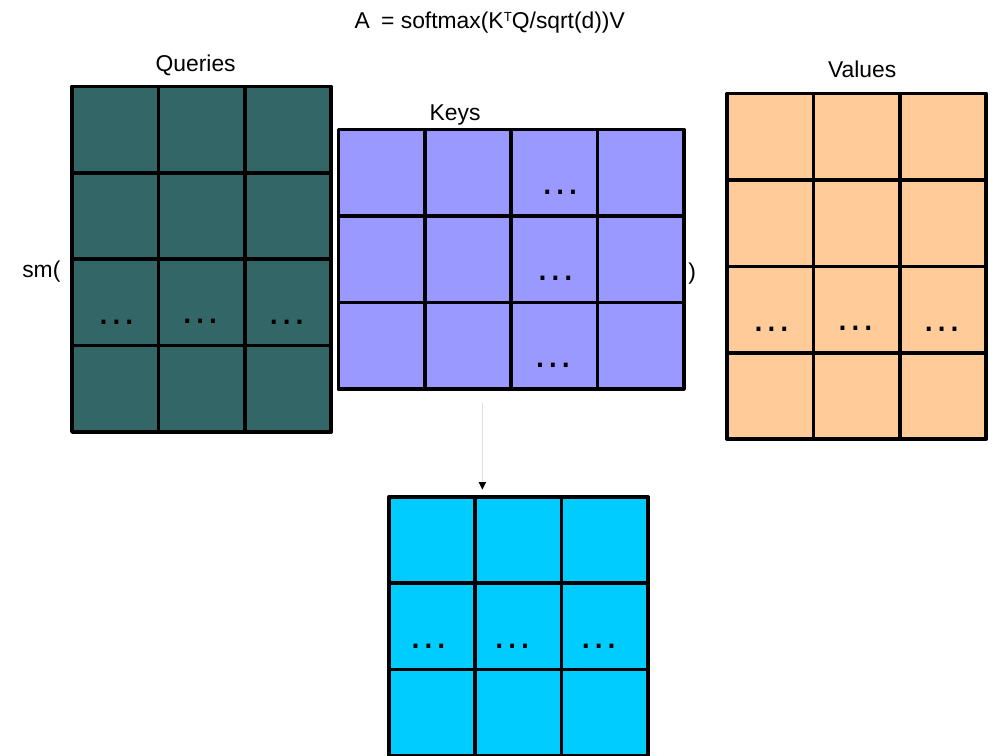
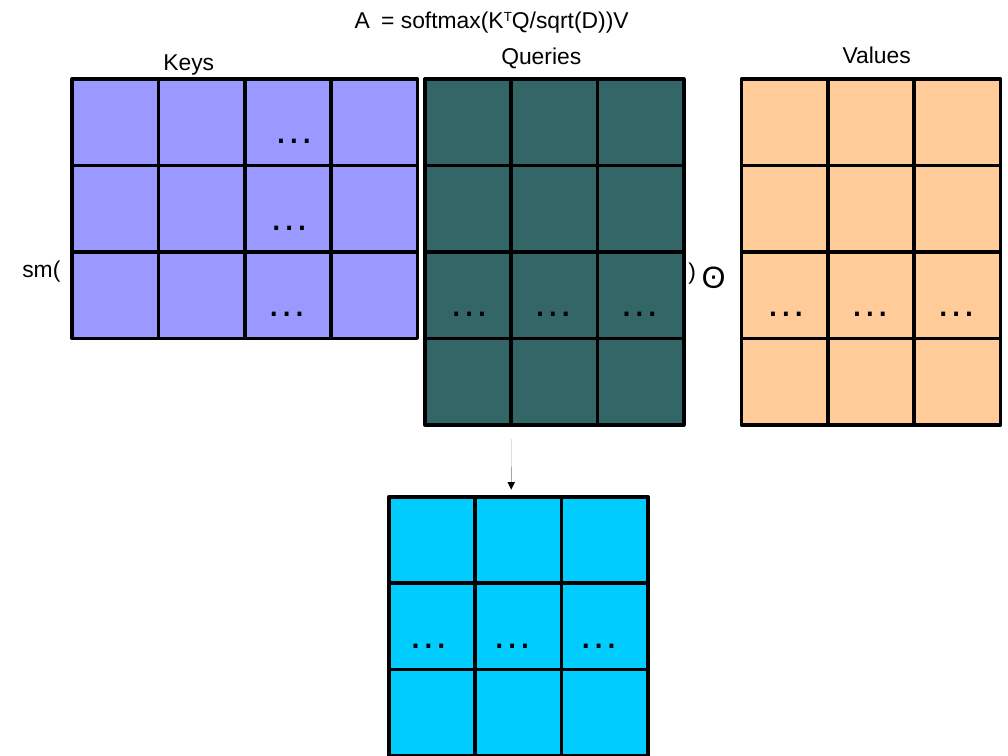
Before and after one commit to Nick-Gale/2022_Deep_Learning_CamBio, a slide deck: slide 5 of Lectures/images/Transformers.odp. Drawn at 1008x756 pixels with LibreOffice and Linux fonts; fonts in the diff are those of the drawing. Boxes give left, top, right and bottom in pixels: in the first picture for what was removed or moved away, otherwise in the second. Text is boxed around its words. In the diff, an @@ line names an element or a change of style, - is before the commit and + after.

```diff
--- a/Lectures/images/Transformers.odp
+++ b/Lectures/images/Transformers.odp
@@ text at [355, 11, 629, 33]: text changed @@
-A = softmax(KTQ/sqrt(d))V
+A = softmax(KTQ/sqrt(D))V
@@ text "Queries": place and size @@
-text "Queries" at [156, 54, 236, 76]
+text "Queries" at [501, 47, 581, 69]
@@ 9 rectangles, 3 texts: place and size @@
-9 rectangles, 3 texts at [72, 86, 331, 345]
+9 rectangles, 3 texts at [425, 80, 684, 338]
@@ 12 rectangles, 4 texts: place and size @@
-12 rectangles, 4 texts at [727, 60, 986, 439]
+12 rectangles, 4 texts at [742, 46, 1001, 424]
@@ 12 rectangles, 4 texts: place and size @@
-12 rectangles, 4 texts at [338, 104, 684, 389]
+12 rectangles, 4 texts at [72, 54, 417, 338]
@@ text added at [701, 266, 725, 288], 24 pt, text #000000 @@
+ʘ
@@ 3 rectangles: place and size @@
-3 rectangles at [72, 346, 331, 432]
+3 rectangles at [425, 338, 684, 424]
@@ arrow moved from (483, 403) - (483, 489) to (511, 439) - (511, 489) @@
```
Also in this commit, not shown: 28 other files.
